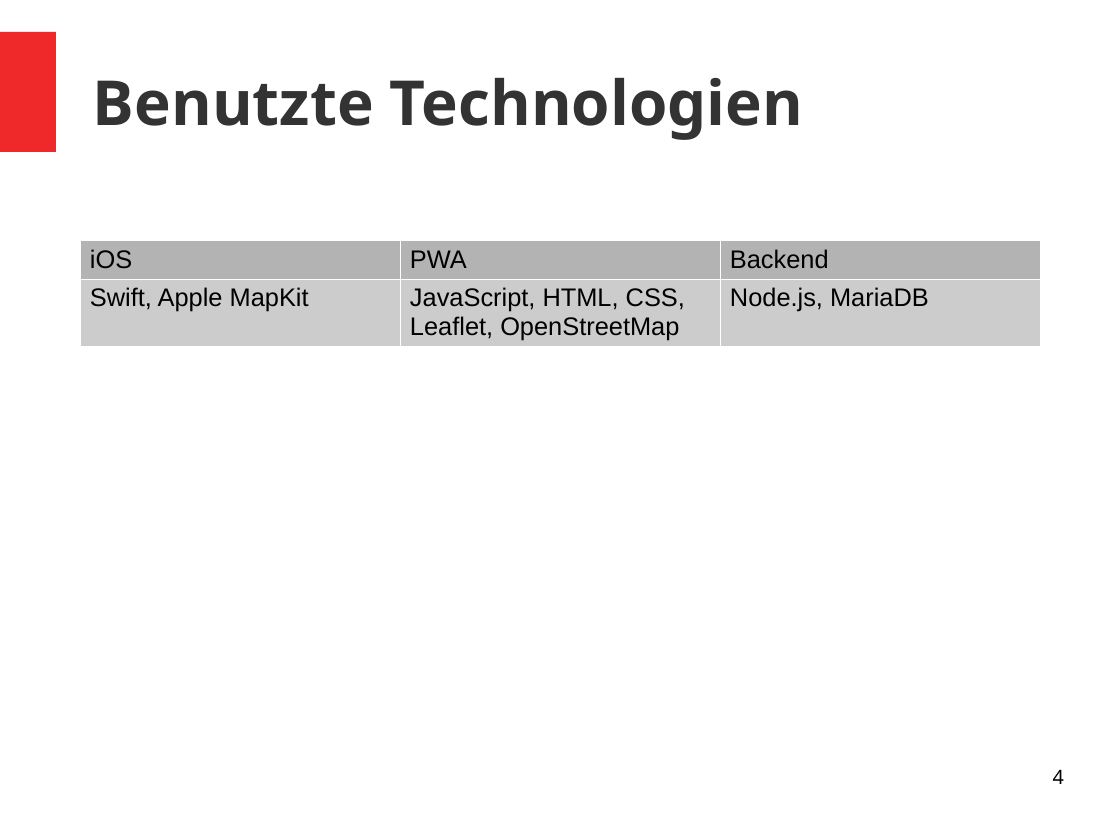
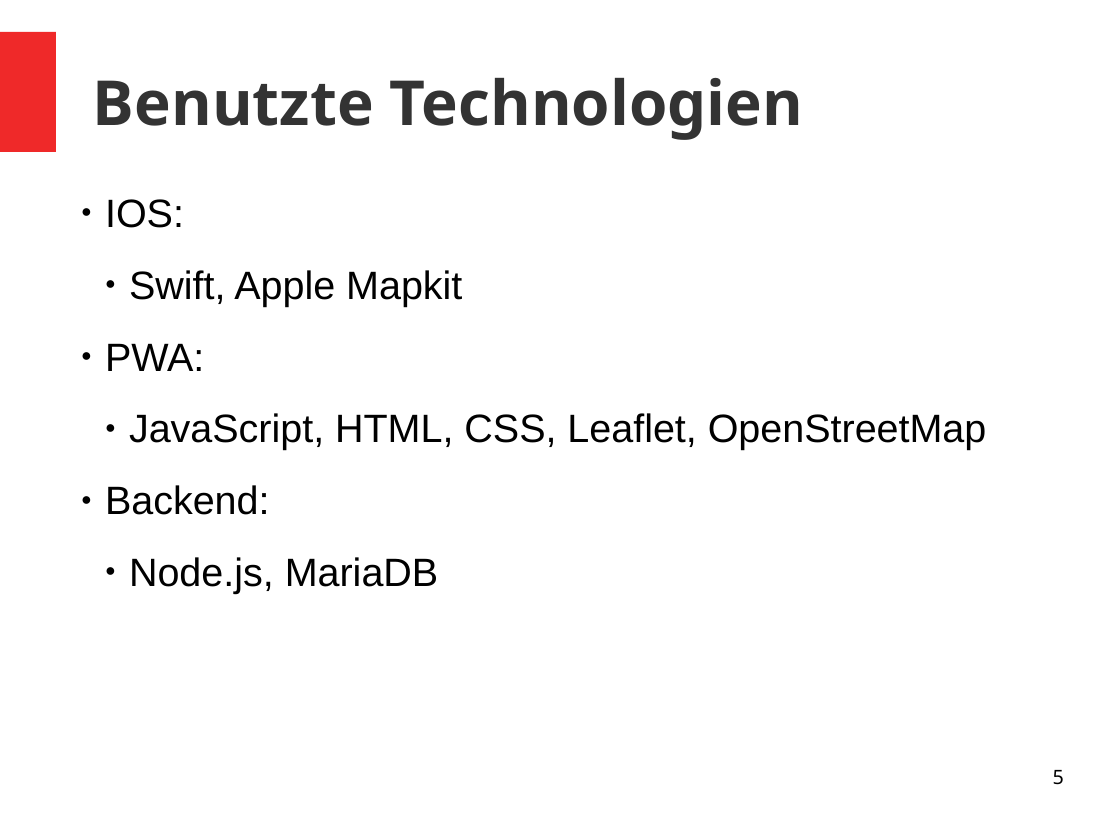
Before and after one commit to Jugendhackt/alpakapost-backend, a slide deck: slide 5 of prezi.odp (slide 4 before the commit). Drawn at 1120x840 pixels with LibreOffice and Linux fonts; fonts in the diff are those of the drawing. Boxes give left, top, right and bottom in pixels: in the first picture for what was removed or moved away, otherwise in the second. Text is boxed around its words. In the diff, an @@ line names an element or a change of style, - is before the commit and + after.

```diff
--- a/prezi.odp
+++ b/prezi.odp
@@ text added at (105, 199, 987, 594), 28 pt, text #000000 @@
+● IOS:
+  ● Swift, Apple Mapkit
+● PWA:
+  ● JavaScript, HTML, CSS, Leaflet, OpenStreetMap
+● Backend:
+  ● Node.js, MariaDB
@@ table removed at (80, 240, 1041, 346), 2 rows, 3 columns @@
-iOS | PWA | Backend
-Swift, Apple MapKit | JavaScript, HTML, CSS, Leaflet, OpenStreetMap | Node.js, MariaDB
@@ page number at (1053, 770, 1064, 785): text changed @@
-4
+5
```
Also in this commit, not shown: 2 other slides changed, 1 slide added.
